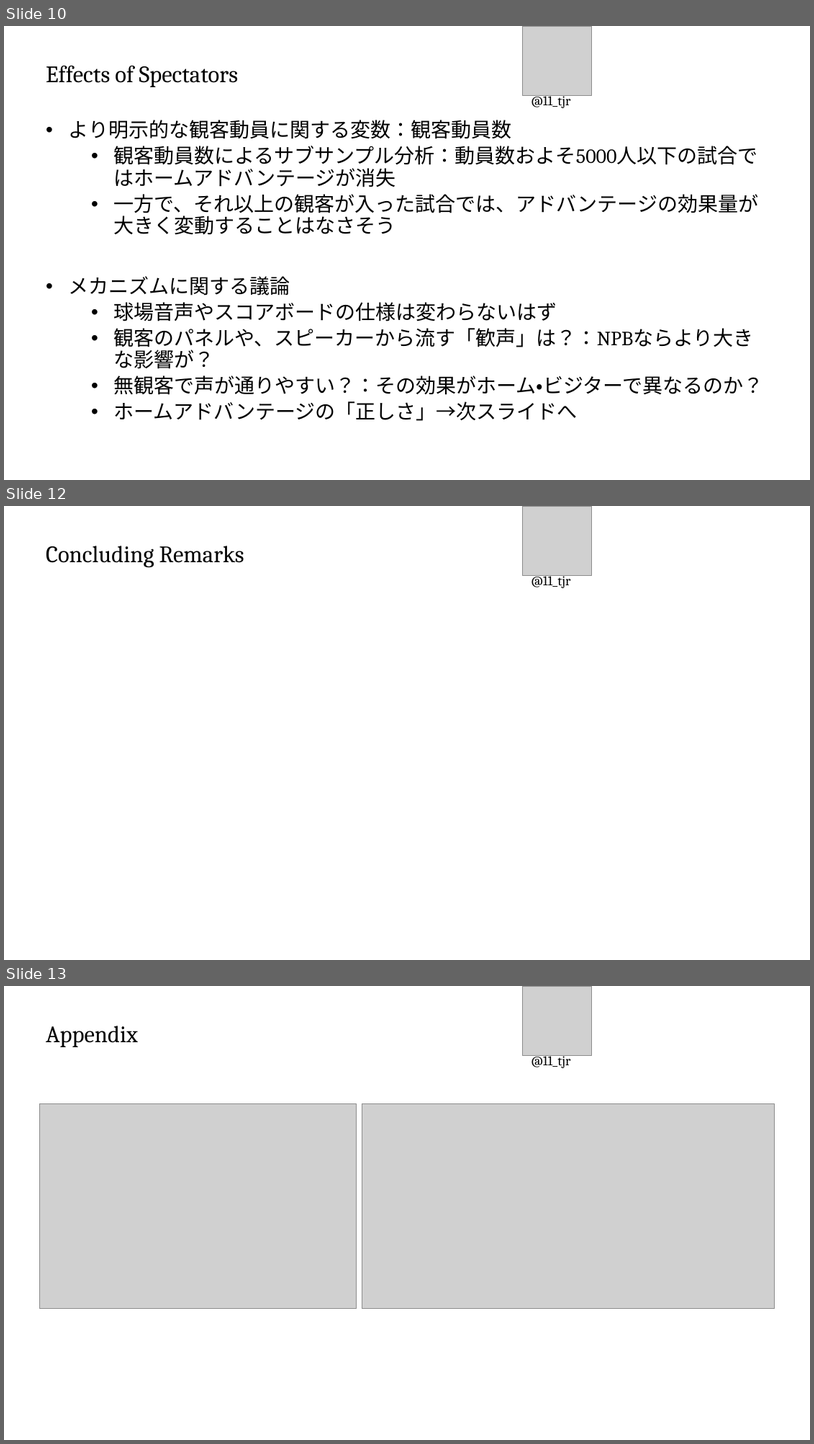
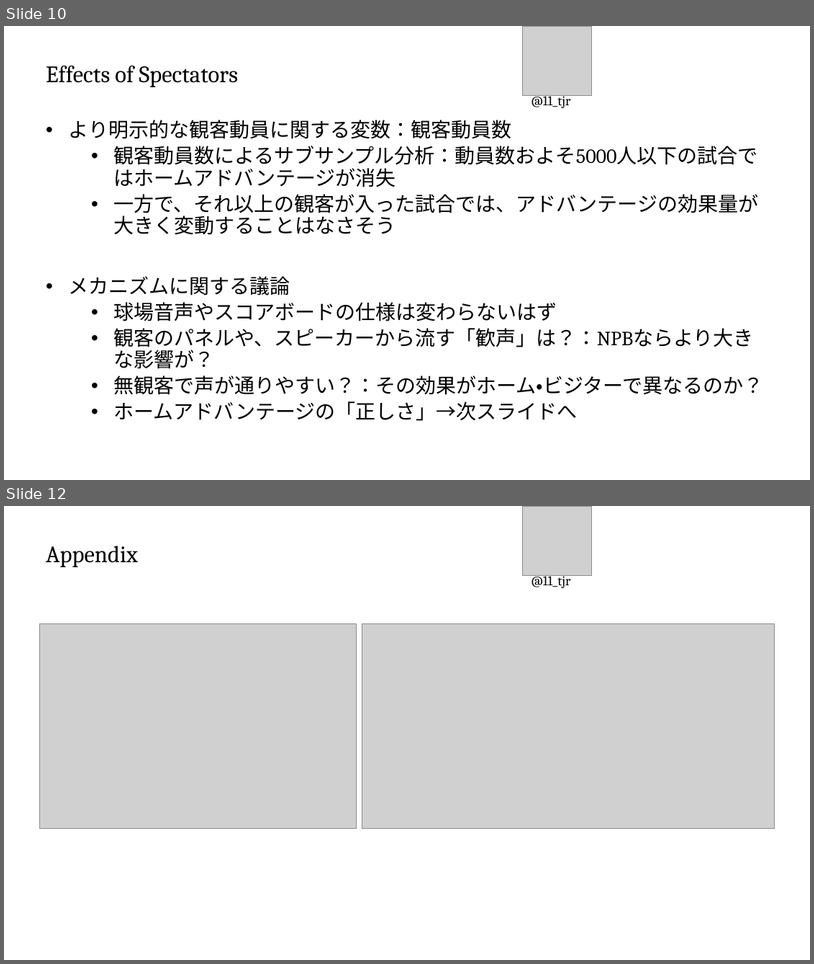
Before and after one commit to T-Reio/ballgame_analysis, a slide deck: slides/spoana13.pptx. Shown one above the other, each under a label of ours: slides 10, 12 and 13 before the commit, slides 10 and 12 after it; the slides between them are not shown. The pictures are 814x1444 and 814x964 pixels, drawn with LibreOffice and Linux fonts; fonts in the diff are those of the drawing; grey boxes stand for pictures; background and template pictures are left out. Boxes give left, top, right and bottom in pixels: in the first picture for what was removed or moved away, otherwise in the second. Text is boxed around its words. In the diff, an @@ line names an element or a change of style, - is before the commit and + after.

```diff
--- a/slides/spoana13.pptx
+++ b/slides/spoana13.pptx
@@ slide 12 removed at [4, 506, 810, 960], background picture (left out) @@
@@ picture removed at [523, 506, 592, 575] @@
@@ title removed at [46, 546, 244, 567] @@
-Concluding Remarks
@@ text removed at [532, 573, 571, 588] @@
-@11_tjr
@@ what was slide 13 is now slide 12 @@
```
Also in this commit, not shown: 7 slides changed, 1 other file.
